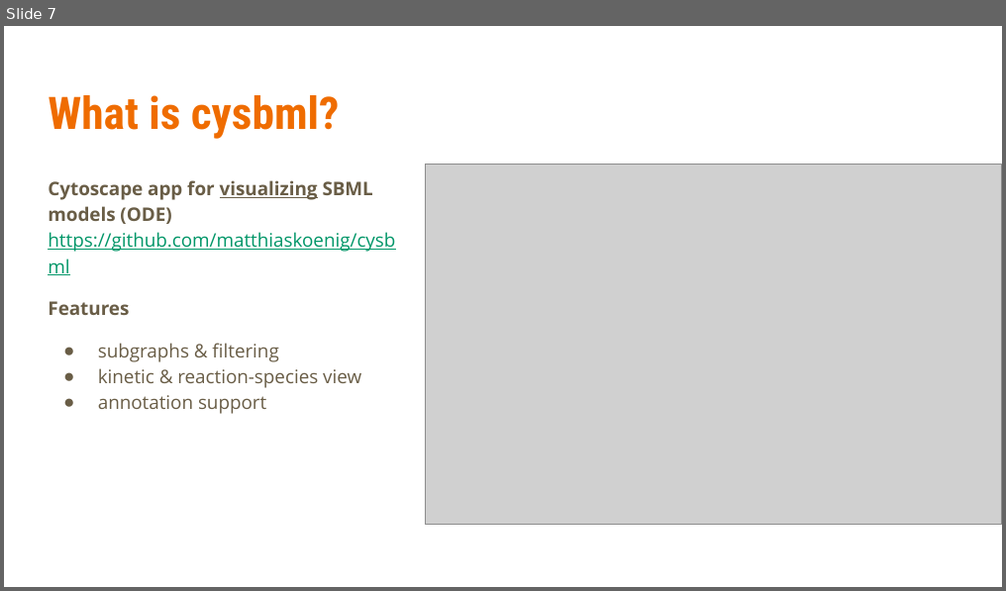
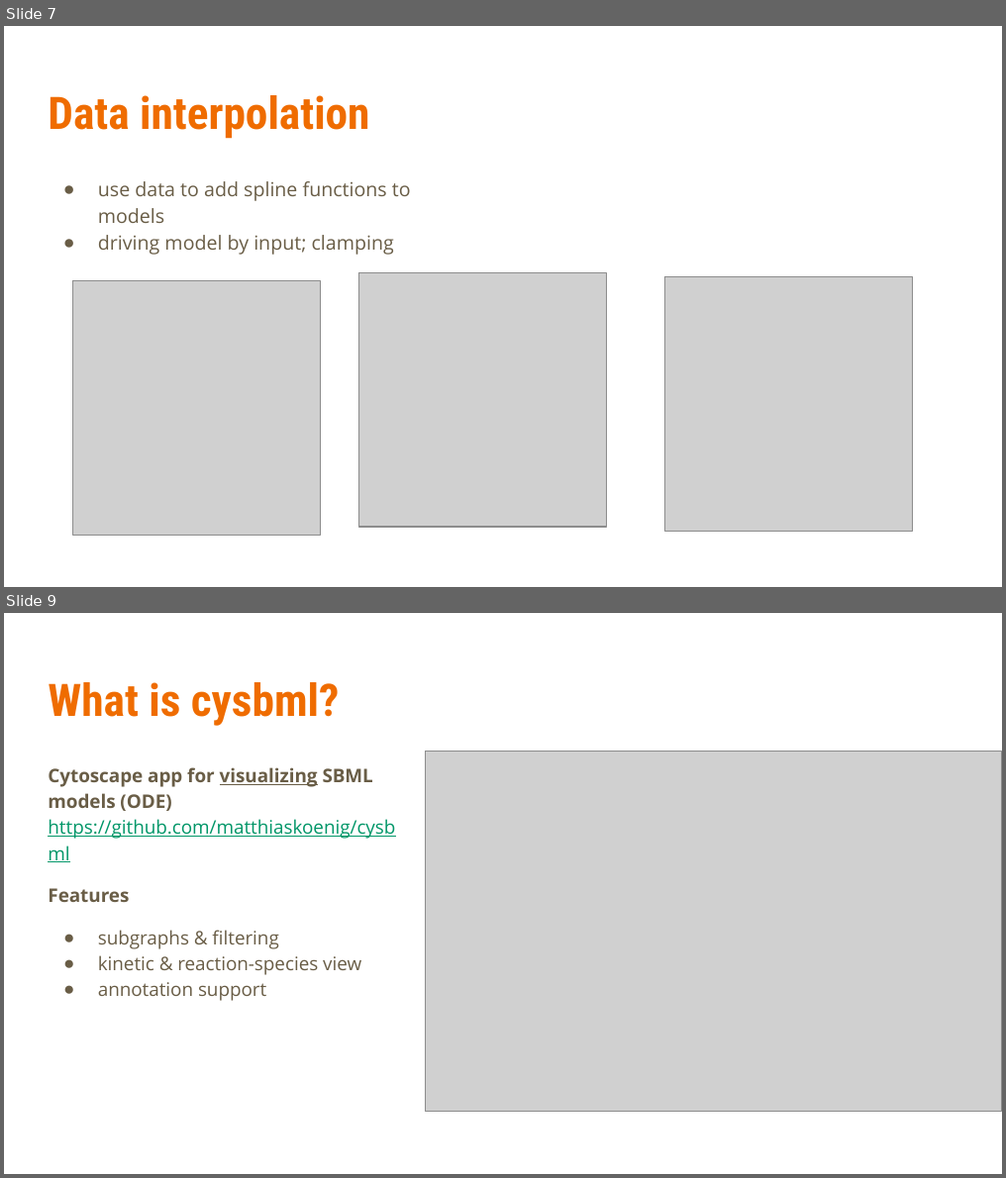
Before and after one commit to matthiaskoenig/sbmlutils, a slide deck: docs/presentations/reproducibility_center_2021/sbmlutils.pptx. Shown one above the other, each under a label of ours: slide 7 before the commit, slides 7 and 9 after it; the slides between them are not shown. The pictures are 1006x591 and 1006x1178 pixels, drawn with LibreOffice and Linux fonts; fonts in the diff are those of the drawing; grey boxes stand for pictures. Boxes give left, top, right and bottom in pixels: in the first picture for what was removed or moved away, otherwise in the second. Text is boxed around its words. In the diff, an @@ line names an element or a change of style, - is before the commit and + after.

```diff
--- a/docs/presentations/reproducibility_center_2021/sbmlutils.pptx
+++ b/docs/presentations/reproducibility_center_2021/sbmlutils.pptx
@@ slide 7 added at [4, 26, 1002, 587], background #FFFFFF @@
@@ title added at [48, 95, 369, 139], 32.4 pt, text #EF6C00, bold @@
+Data interpolation
@@ text added at [98, 181, 411, 255], 14 pt, text #695D46 @@
+● use data to add spline functions to models
+● driving model by input; clamping
@@ picture added at [73, 281, 321, 536] @@
@@ picture added at [358, 274, 606, 527] @@
@@ picture added at [664, 276, 912, 531] @@
@@ what was slide 7 is now slide 9 @@
```
Also in this commit, not shown: 5 slides changed, 2 other slides added, 1 slide removed, 5 other files.
